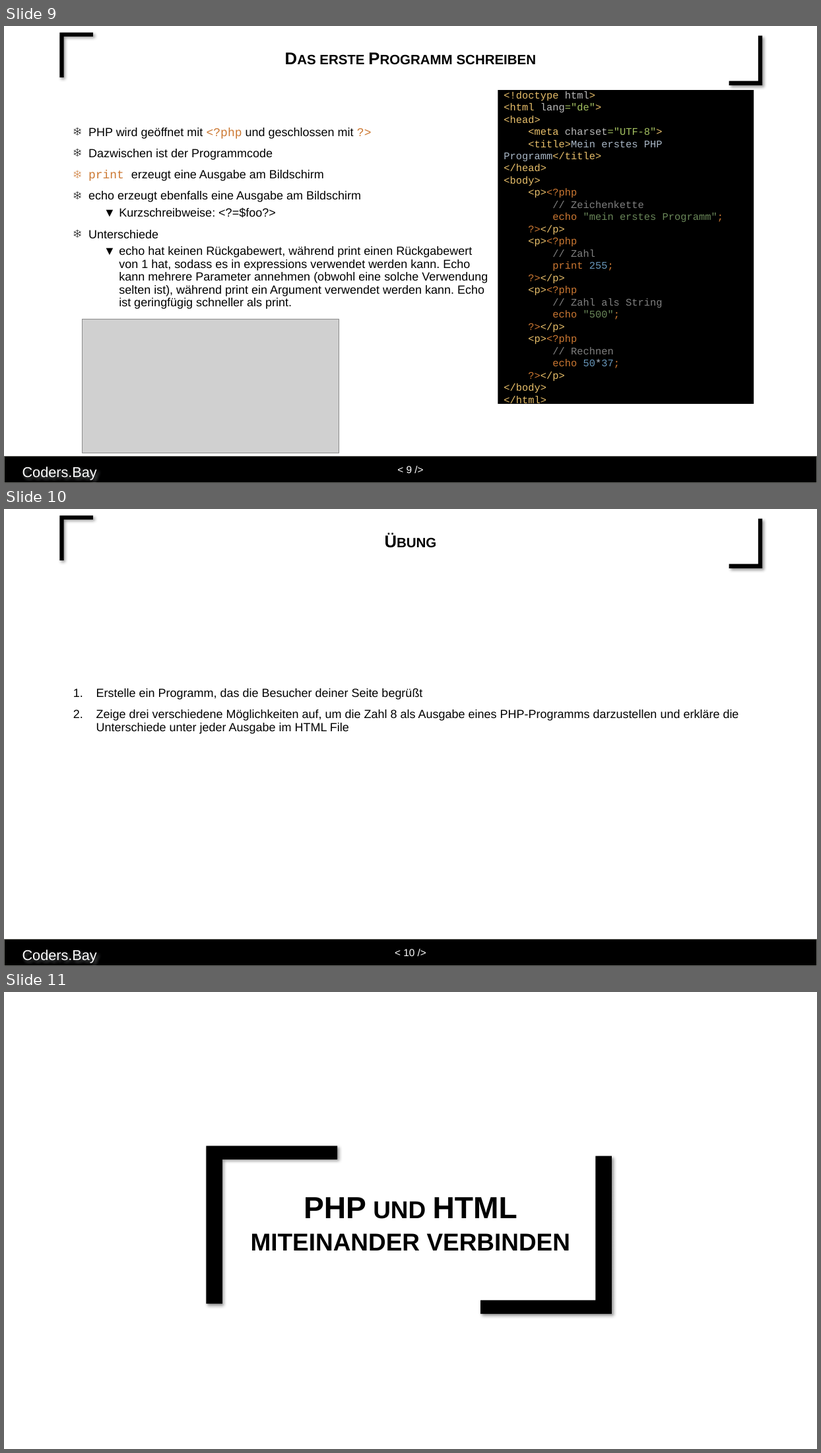
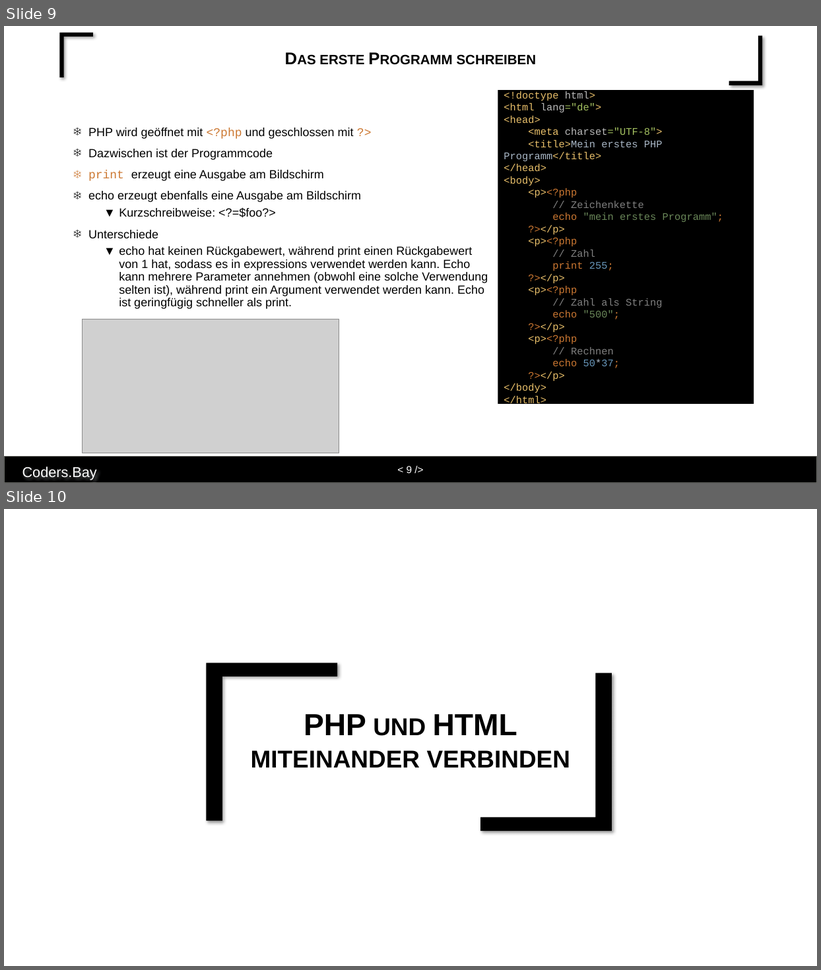
Before and after one commit to RebiRotti/abendkurs-2021, a slide deck: 2021-12-04/php-1.pptx. Shown one above the other, each under a label of ours: slides 9, 10 and 11 before the commit, slides 9 and 10 after it. The pictures are 821x1453 and 821x970 pixels, drawn with LibreOffice and Linux fonts; fonts in the diff are those of the drawing; grey boxes stand for pictures; background and template pictures are left out. Boxes give left, top, right and bottom in pixels: in the first picture for what was removed or moved away, otherwise in the second. Text is boxed around its words. In the diff, an @@ line names an element or a change of style, - is before the commit and + after.

```diff
--- a/2021-12-04/php-1.pptx
+++ b/2021-12-04/php-1.pptx
@@ slide 10 removed at bbox=[4, 509, 817, 966], background #FFFFFF; not listed: 4 template elements that a slide beside it also shows @@
@@ title removed at bbox=[67, 524, 754, 560] @@
-Übung
@@ text removed at bbox=[96, 689, 739, 734] @@
-1. Erstelle ein Programm, das die Besucher deiner Seite begrüßt
-2. Zeige drei verschiedene Möglichkeiten auf, um die Zahl 8 als Ausgabe eines PHP-Programms darzustellen und erkläre die Unterschiede unter jeder Ausgabe im HTML File
@@ what was slide 11 is now slide 10 @@
```
Also in this commit, not shown: 3 other files.
